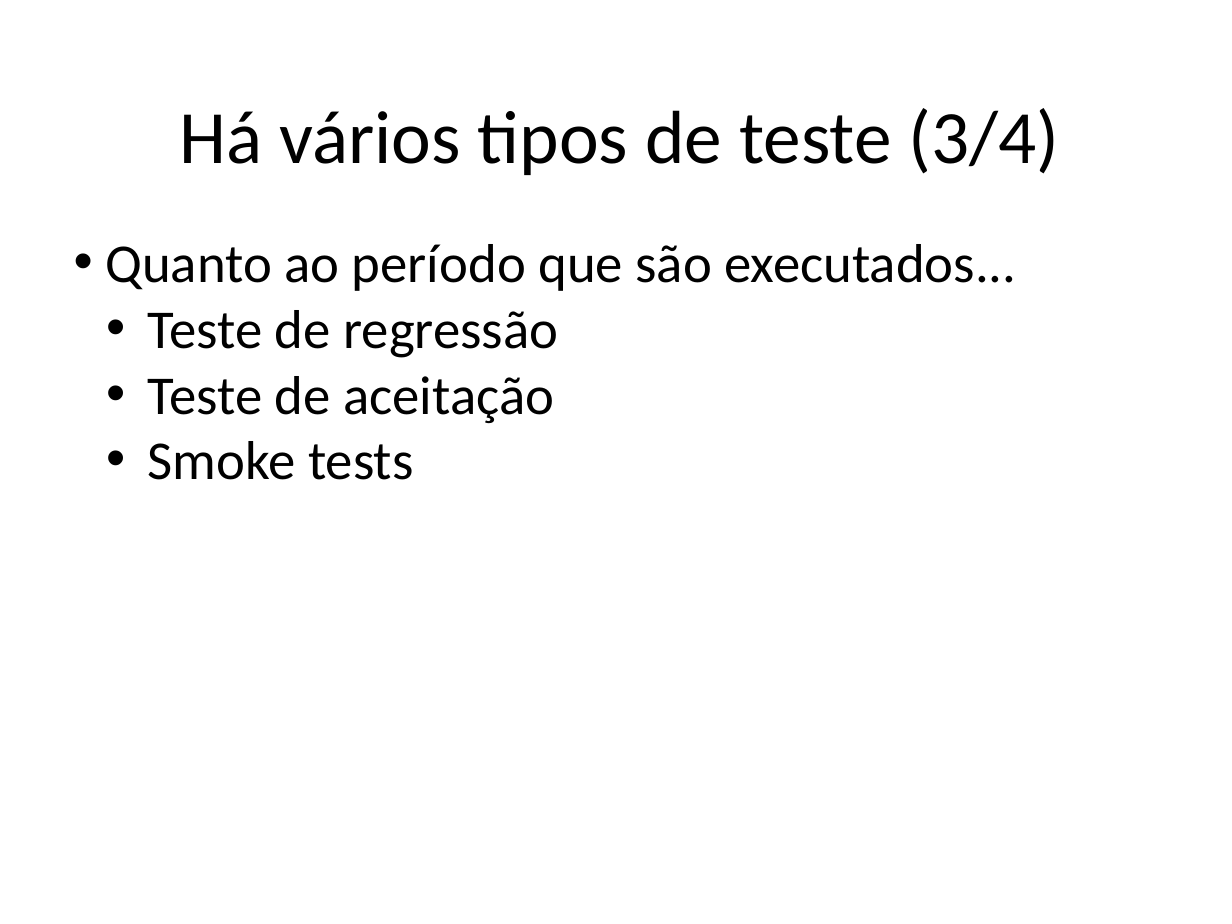
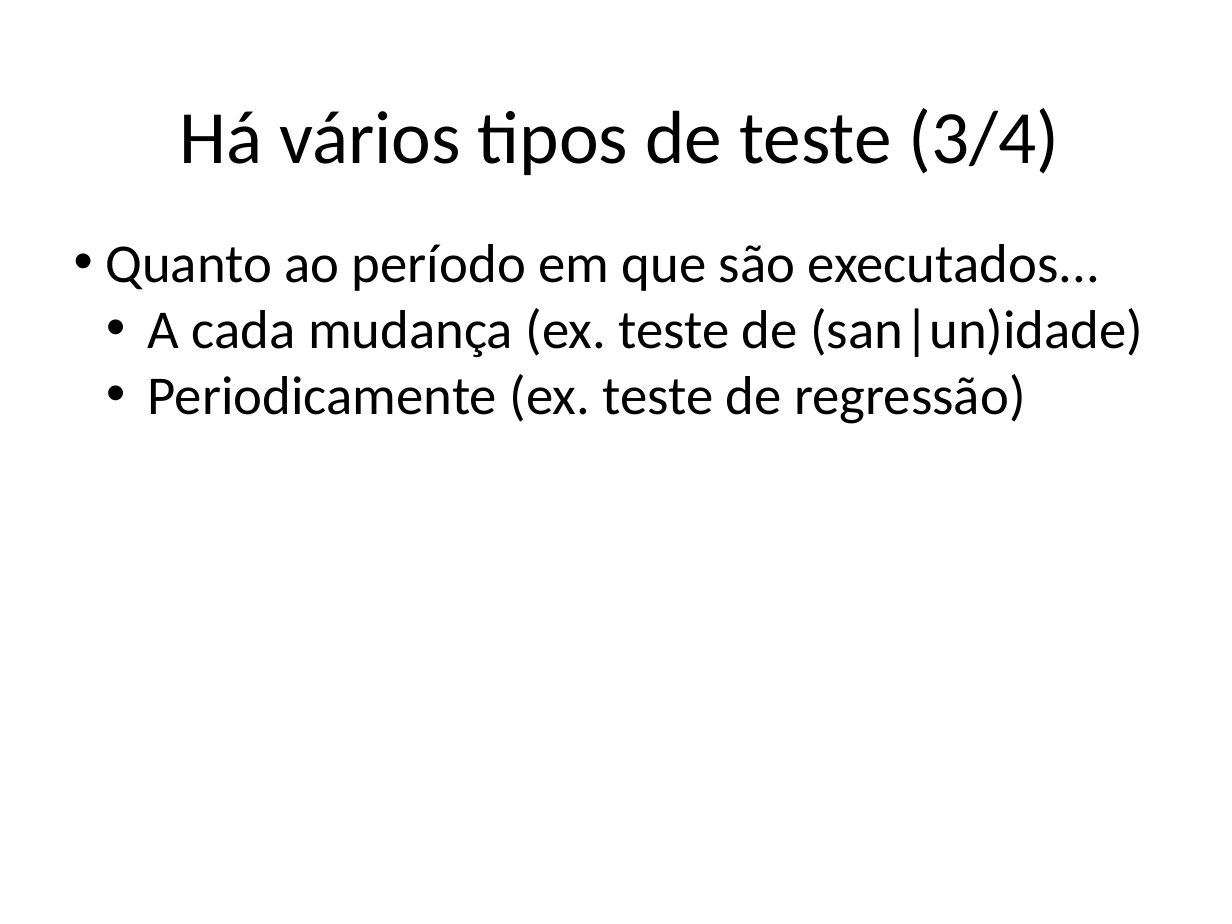
Before and after one commit to STAR-RG/testing-cin, a slide deck: slide 9 of slides.pptx. Drawn at 1232x924 pixels with LibreOffice and Linux fonts; fonts in the diff are those of the drawing. Boxes give left, top, right and bottom in pixels: in the first picture for what was removed or moved away, otherwise in the second. Text is boxed around its words. In the diff, an @@ line names an element or a change of style, - is before the commit and + after.

```diff
--- a/slides.pptx
+++ b/slides.pptx
@@ text at [105, 244, 1143, 424]: text changed @@
-• Quanto ao período que são executados...
-  • Teste de regressão
-  • Teste de aceitação
-  • Smoke tests
+• Quanto ao período em que são executados...
+  • A cada mudança (ex. teste de (san|un)idade)
+  • Periodicamente (ex. teste de regressão)
```
Also in this commit, not shown: 14 other slides changed, 5 slides added, 2 slides removed.
